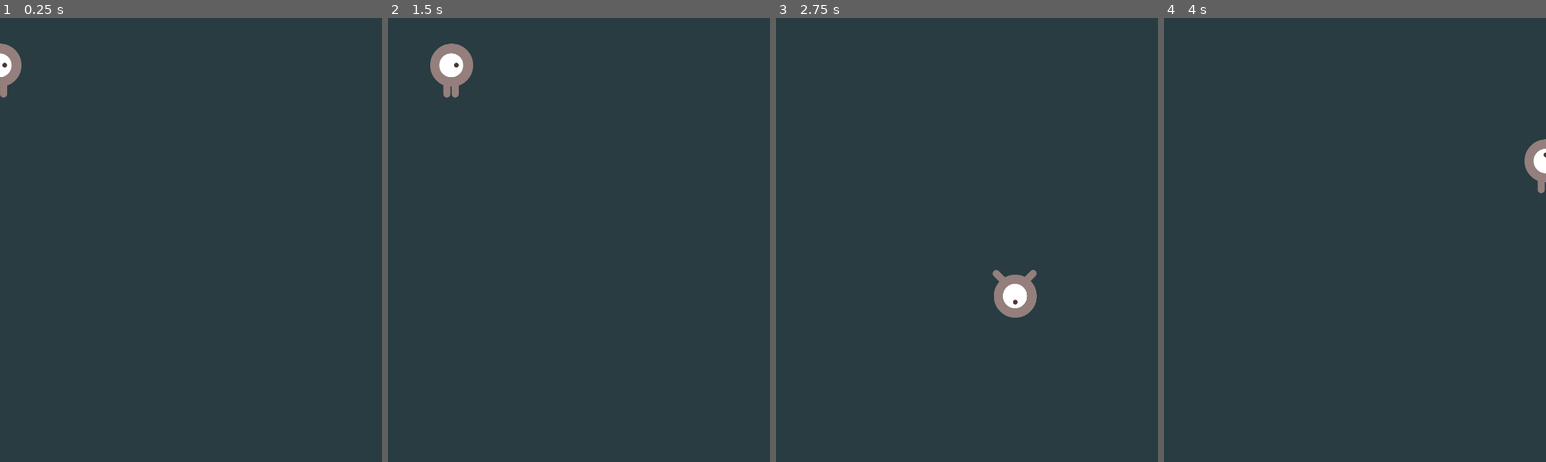
Above: before the commit, frames 1-4 (left to right).
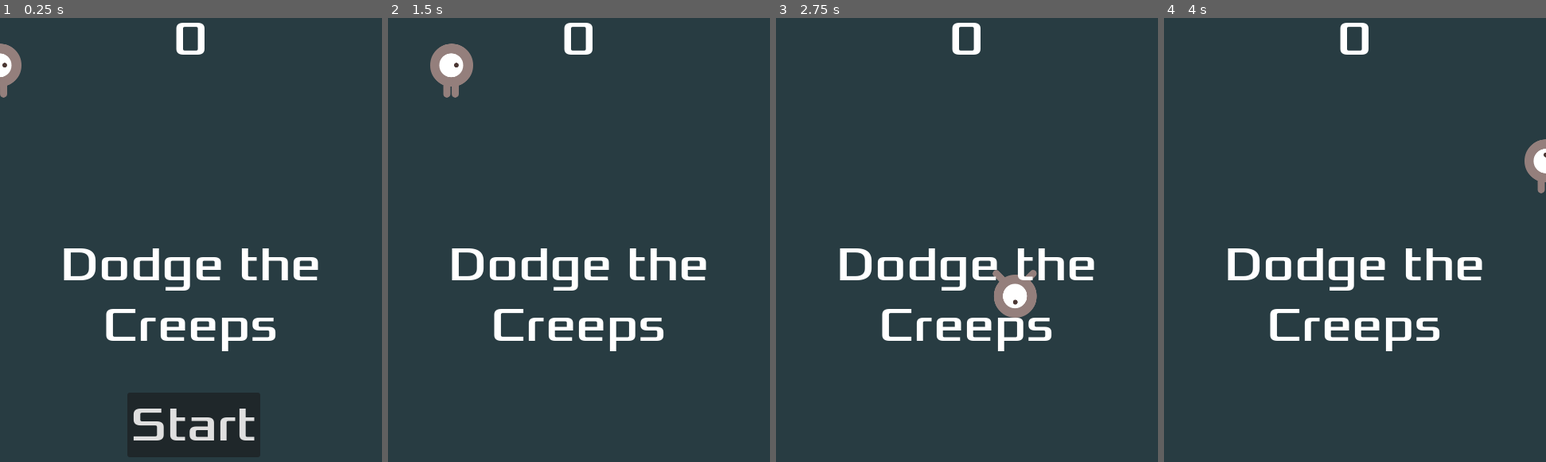
Above: after the commit, the same moments.

Repository: GOLDER303/dodge-the-creeps-2d
Game: Godot game, scene res://main.tscn
Same seed, same stepped clock (60 frames per second), same inputs: the game is played once before the commit and once after it.
Inputs (mouse positions are in pixels of both pictures, inside the frame that each line leads up to):
- Up to frame 1 (0.25 s): no input
- Up to frame 2 (1.5 s): click (582, 426) at 0.5 s, where only the run after the commit has a clickable "Start"; tap Enter at 1.25 s; hold D (move_right) from 1.28 s (still down)
- Up to frame 3 (2.75 s): release D (move_right) at 2.03 s; hold S (move_down) from 2.03 s (still down)
- Up to frame 4 (4 s): release S (move_down) at 2.78 s; hold D (move_right) 2.78-3.53 s; hold W (move_up) from 3.53 s (still down)

The runs differ from the first frame. In frame 1, 4.5% of the frame differs, in the area x 16-84%, y 1-96%; in frame 2, 3.6%; in frame 3, 3.6%; in frame 4, 3.6%.

Commit message:
Add score logic

Diff:
--- a/game_manager.gd
+++ b/game_manager.gd
@@ -1,6 +1,9 @@
 extends Node
 
 @export var mob_scene: PackedScene
+
+var score = 0
+
 
 
 func _on_mob_timer_timeout():
@@ -18,3 +21,8 @@
 
 	var velocity = Vector2(randf_range(mob.min_speed, mob.max_speed), 0)
 	mob.linear_velocity = velocity.rotated(direction)
+
+
+func _on_score_timer_timeout():
+	score += 1
+	$HUD.update_score(score)
--- a/main.tscn
+++ b/main.tscn
@@ -35,3 +35,9 @@
 
 [node name="Player" parent="." instance=ExtResource("3_o3sye")]
 position = Vector2(-120, 76)
+
+[node name="HUD" parent="." instance=ExtResource("4_f208y")]
+
+[node name="ScoreTimer" type="Timer" parent="."]
+
+[connection signal="timeout" from="ScoreTimer" to="." method="_on_score_timer_timeout"]
